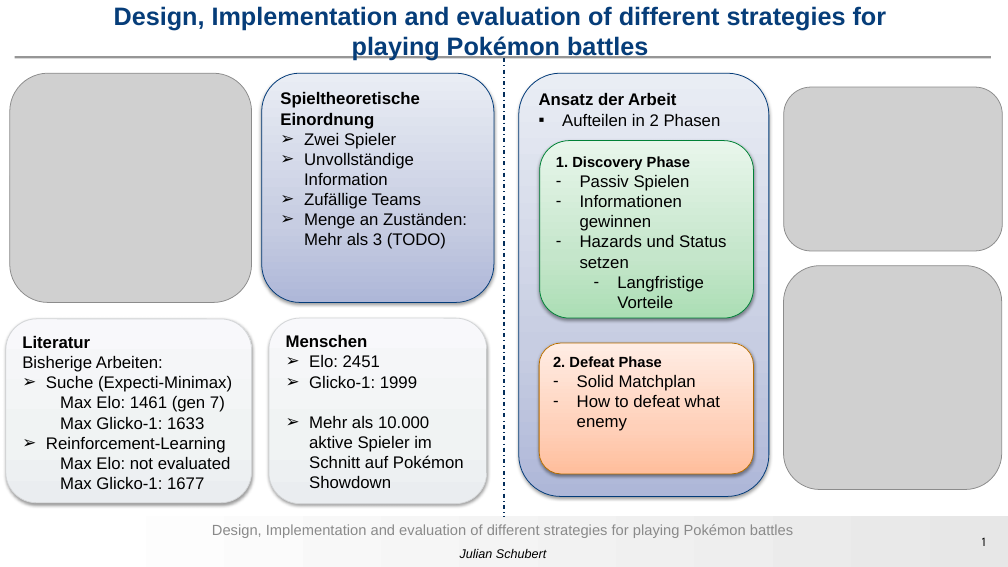
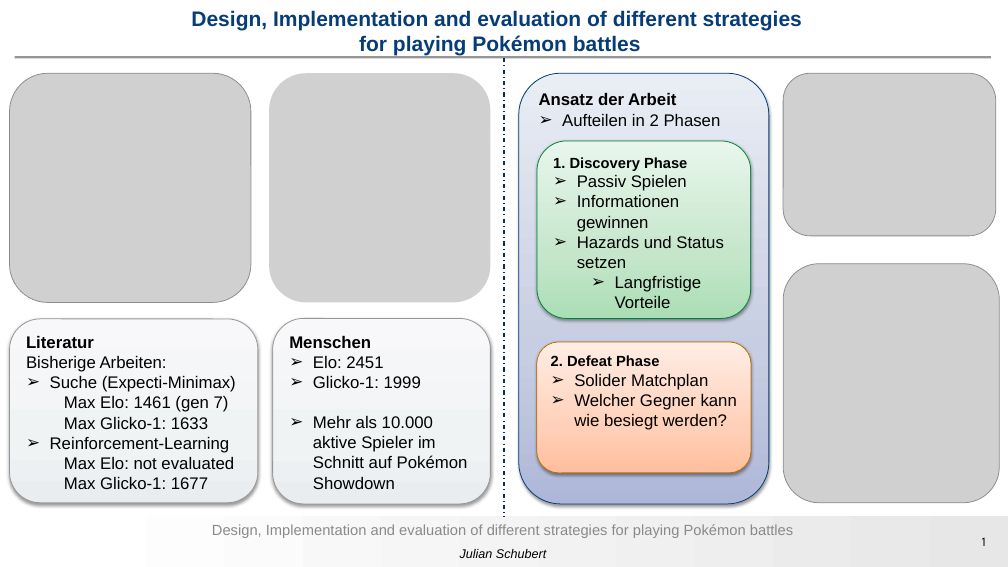
Before and after one commit to BUCKFAE/BachelorThesis, a slide deck: slide 1 of Projektvorstellung/Poster.pptx. Drawn at 1008x567 pixels with LibreOffice and Linux fonts; fonts in the diff are those of the drawing; grey boxes stand for pictures; background and template pictures are left out. Boxes give left, top, right and bottom in pixels: in the first picture for what was removed or moved away, otherwise in the second. Text is boxed around its words. In the diff, an @@ line names an element or a change of style, - is before the commit and + after.

Commit message:
Poster

```diff
--- a/Projektvorstellung/Poster.pptx
+++ b/Projektvorstellung/Poster.pptx
@@ title "Design, Implementation and evaluation of ..." at [191,10,802,55]: size 24 to 20 pt @@
@@ rounded rectangle removed at [262,73,494,302] @@
-Spieltheoretische Einordnung
-➢ Zwei Spieler
-➢ Unvollständige Information
-➢ Zufällige Teams
-➢ Menge an Zuständen: Mehr als 3 (TODO)
@@ picture added at [269,73,491,302] @@
@@ rounded rectangle "Ansatz der Arbeit": place and size @@
-rounded rectangle "Ansatz der Arbeit" at [519,73,769,497]
+rounded rectangle "Ansatz der Arbeit" at [519,73,769,504]
@@ picture: place and size @@
-picture at [784,87,1003,251]
+picture at [783,73,996,236]
@@ text in rounded rectangle at [577,175,723,308]: bullet - to ➢ @@
@@ picture: place and size @@
-picture at [783,265,1002,489]
+picture at [783,264,1000,503]
@@ rounded rectangle "Literatur": place and size @@
-rounded rectangle "Literatur" at [6,319,252,503]
+rounded rectangle "Literatur" at [10,319,258,503]
@@ rounded rectangle "Literatur" at [10,319,258,503]: outline #D3D5D7 0.75 pt to #969696 0.75 pt @@
@@ rounded rectangle "Menschen": place and size @@
-rounded rectangle "Menschen" at [269,318,487,504]
+rounded rectangle "Menschen" at [273,318,491,504]
@@ rounded rectangle "Menschen" at [273,318,491,504]: outline #D3D5D7 0.75 pt to #969696 0.75 pt @@
@@ text in rounded rectangle at [574,374,737,430]: text changed @@
-– Solid Matchplan
-– How to defeat what enemy
+➢ Solider Matchplan
+➢ Welcher Gegner kann wie besiegt werden?
```
Also in this commit, not shown: 3 slides removed, 8 other files.
